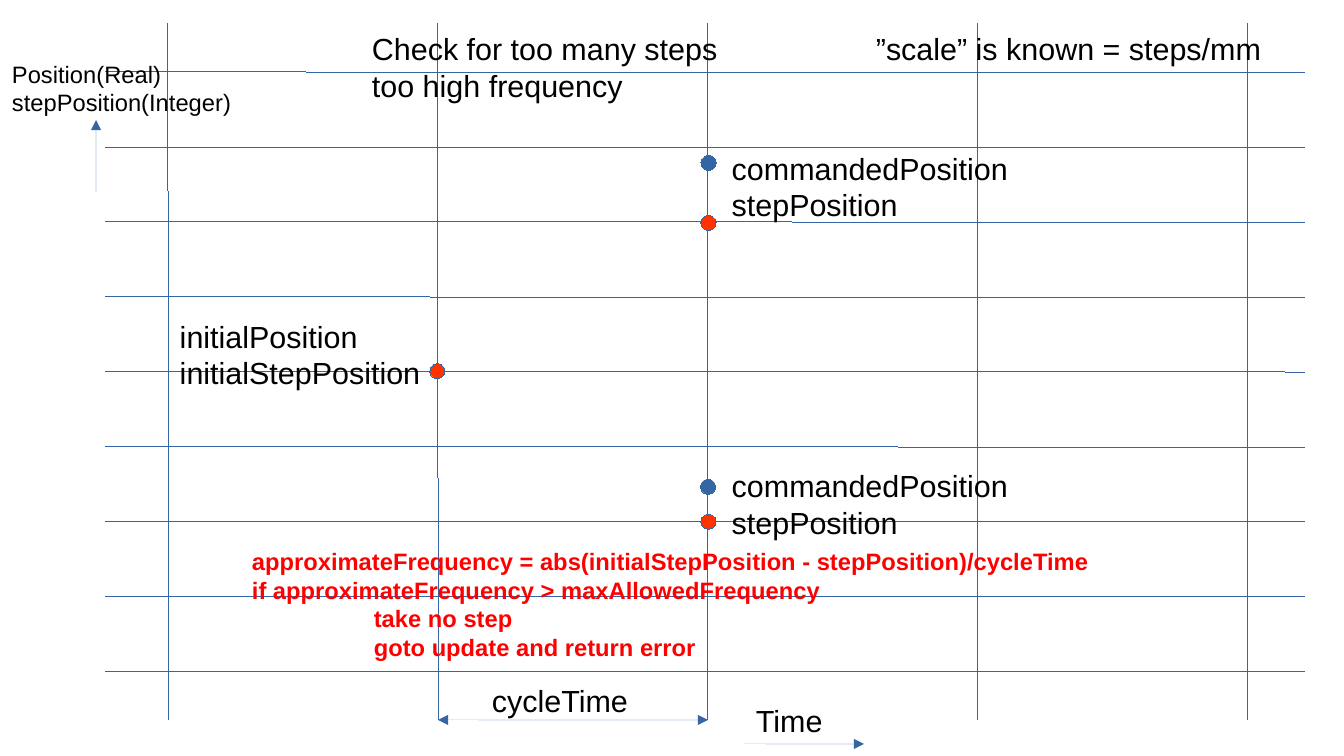
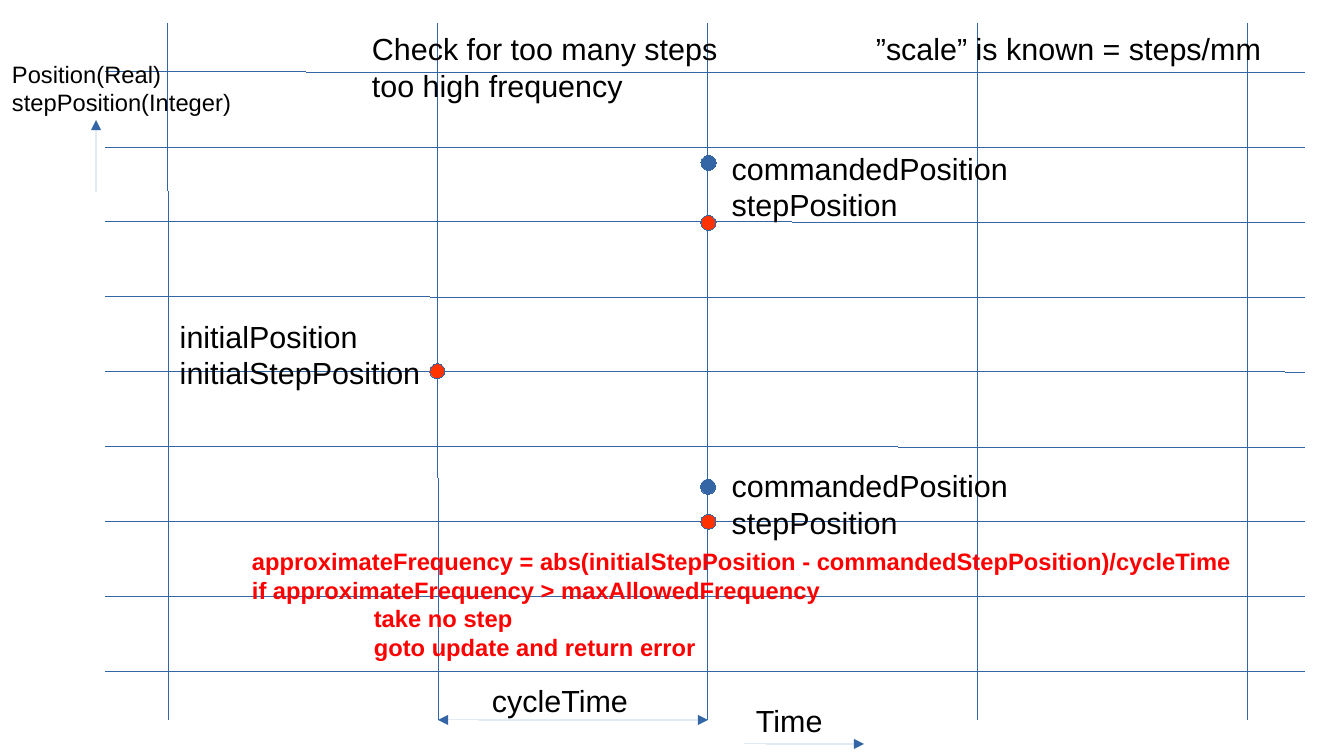
Before and after one commit to MetalMusings/MyOwnEtherCATDevice, a slide deck: slide 6 of Firmware/doc/Stepgen.odp. Drawn at 1344x756 pixels with LibreOffice and Linux fonts; fonts in the diff are those of the drawing. Boxes give left, top, right and bottom in pixels: in the first picture for what was removed or moved away, otherwise in the second. Text is boxed around its words. In the diff, an @@ line names an element or a change of style, - is before the commit and + after.

Commit message:
Class StepGen2 done after Stepgen.odb

```diff
--- a/Firmware/doc/Stepgen.odp
+++ b/Firmware/doc/Stepgen.odp
@@ text at (x1=252, y1=551, x2=1231, y2=575): text changed @@
-approximateFrequency = abs(initialStepPosition - stepPosition)/cycleTime
+approximateFrequency = abs(initialStepPosition - commandedStepPosition)/cycleTime
```
Also in this commit, not shown: 7 other slides changed, 2 slides added, 4 other files.
